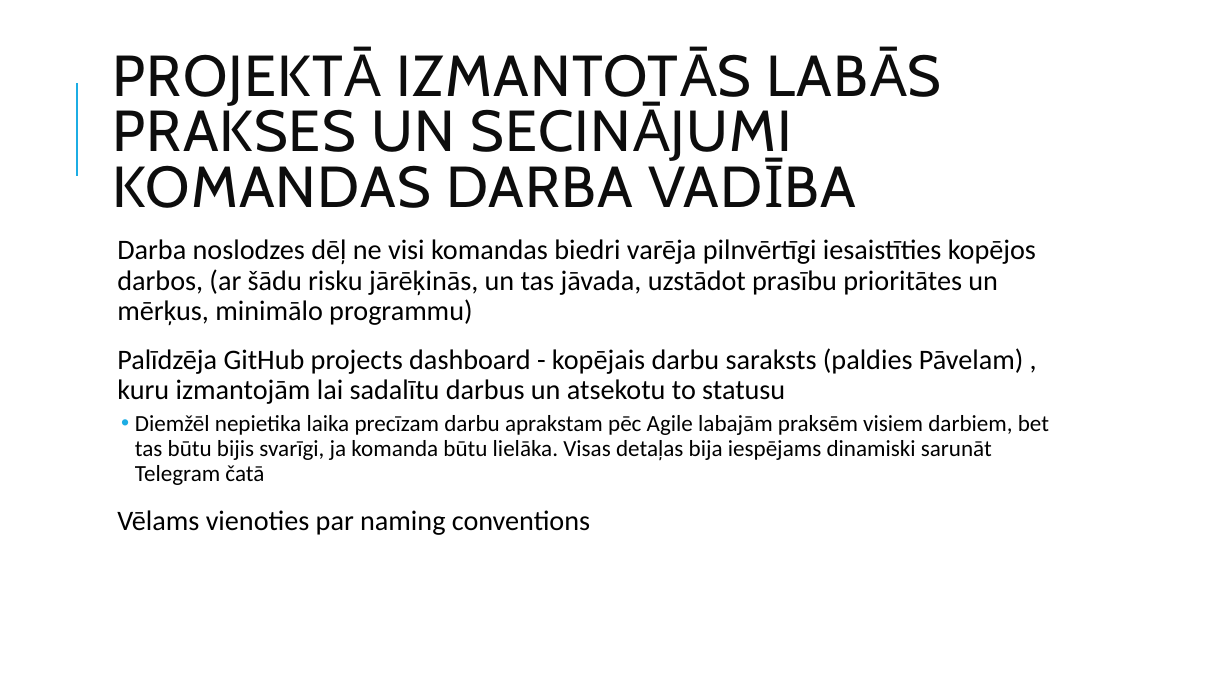
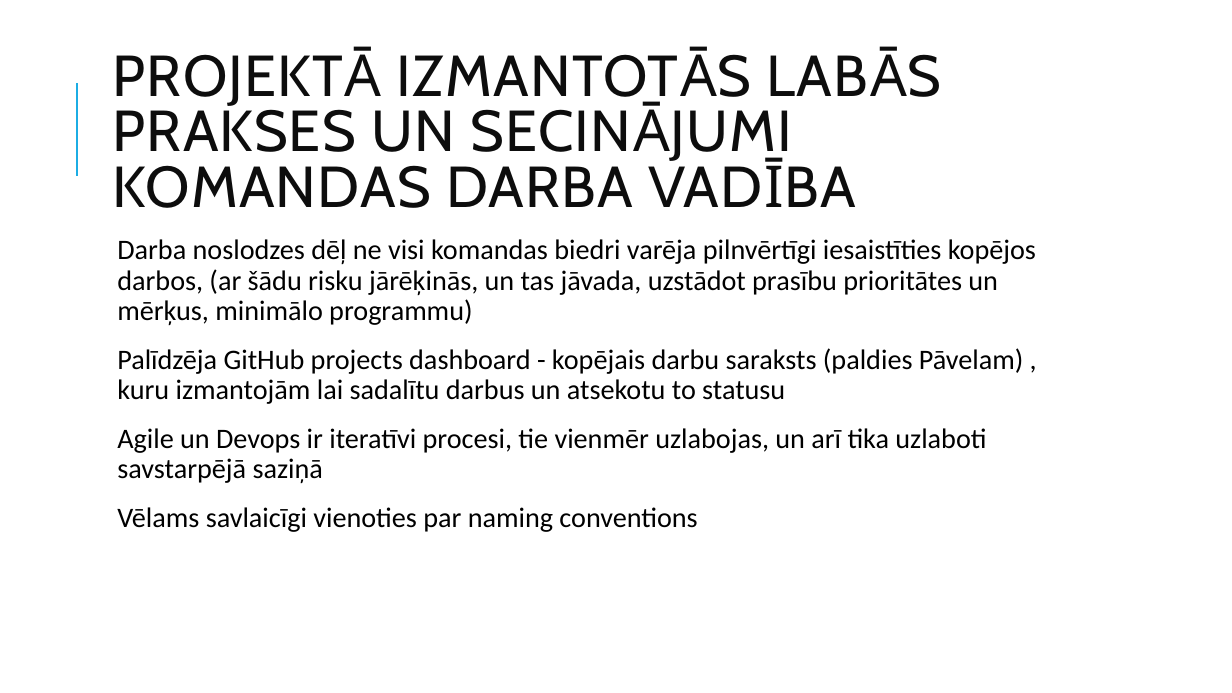
Before and after one commit to DitaGabalina/devops_db_group, a slide deck: slide 7 of docs/Slaidi.2022.07.04_v2.pptx (slide 6 before the commit). Drawn at 1232x693 pixels with LibreOffice and Linux fonts; fonts in the diff are those of the drawing. Boxes give left, top, right and bottom in pixels: in the first picture for what was removed or moved away, otherwise in the second. Text is boxed around its words. In the diff, an @@ line names an element or a change of style, - is before the commit and + after.

```diff
--- a/docs/Slaidi.2022.07.04_v2.pptx
+++ b/docs/Slaidi.2022.07.04_v2.pptx
@@ text at box(117, 428, 986, 532): text changed; size 18 to 22 pt @@
-  • Diemžēl nepietika laika precīzam darbu aprakstam pēc Agile labajām praksēm visiem darbiem, bet tas būtu bijis svarīgi, ja komanda būtu lielāka. Visas detaļas bija iespējams dinamiski sarunāt Telegram čatā
-  Vēlams vienoties par naming conventions
+  Agile un Devops ir iteratīvi procesi, tie vienmēr uzlabojas, un arī tika uzlaboti savstarpējā saziņā
+  Vēlams savlaicīgi vienoties par naming conventions
```
Also in this commit, not shown: 1 other slide changed, 5 slides added.
